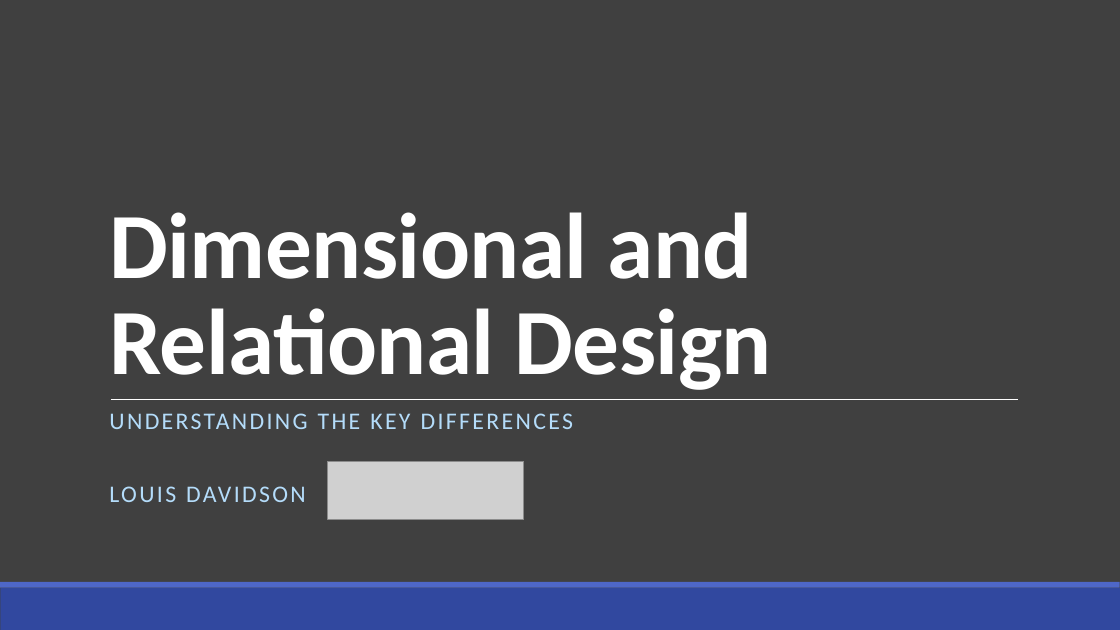
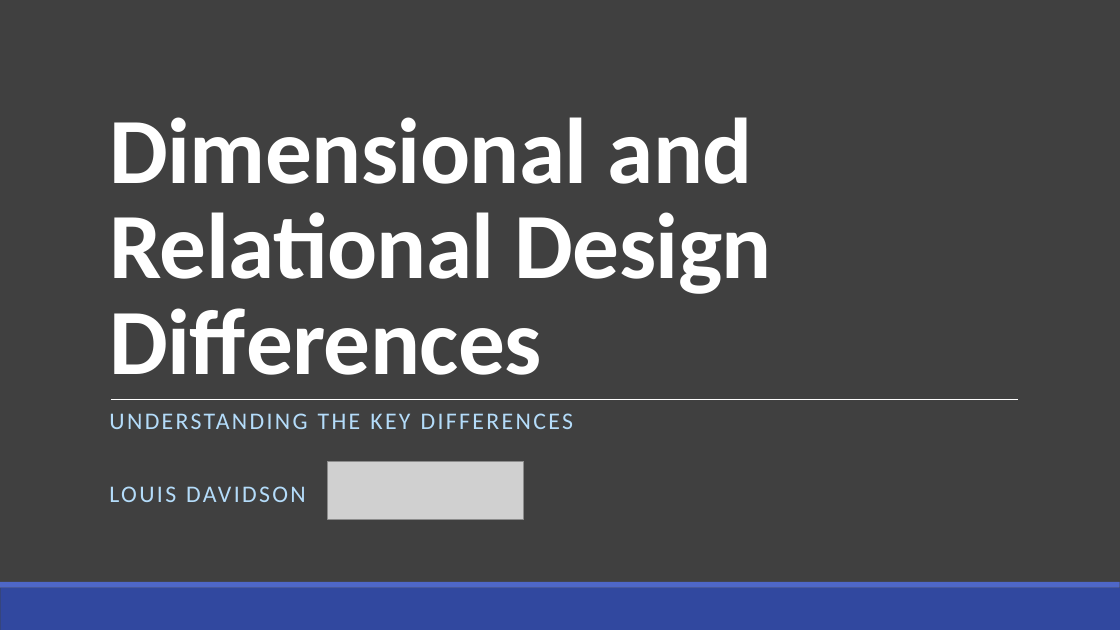
Before and after one commit to drsqlgithub/Presentation-Downloads, a slide deck: slide 1 of BI Versus Relational Design/Bi Versus Relational.pptx. Drawn at 1120x630 pixels with LibreOffice and Linux fonts; fonts in the diff are those of the drawing; grey boxes stand for pictures. Boxes give left, top, right and bottom in pixels: in the first picture for what was removed or moved away, otherwise in the second. Text is boxed around its words. In the diff, an @@ line names an element or a change of style, - is before the commit and + after.

```diff
--- a/BI Versus Relational Design/Bi Versus Relational.pptx
+++ b/BI Versus Relational Design/Bi Versus Relational.pptx
@@ title at bbox=[109, 117, 772, 375]: text changed @@
-Dimensional and Relational Design
+Dimensional and Relational Design Differences
```
Also in this commit, not shown: 4 slides removed, 2 other files.
